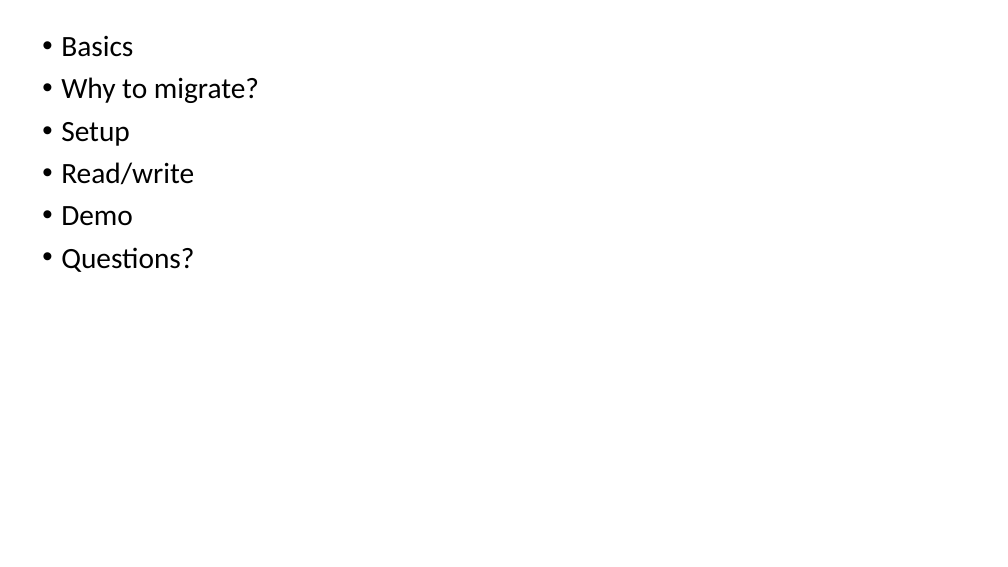
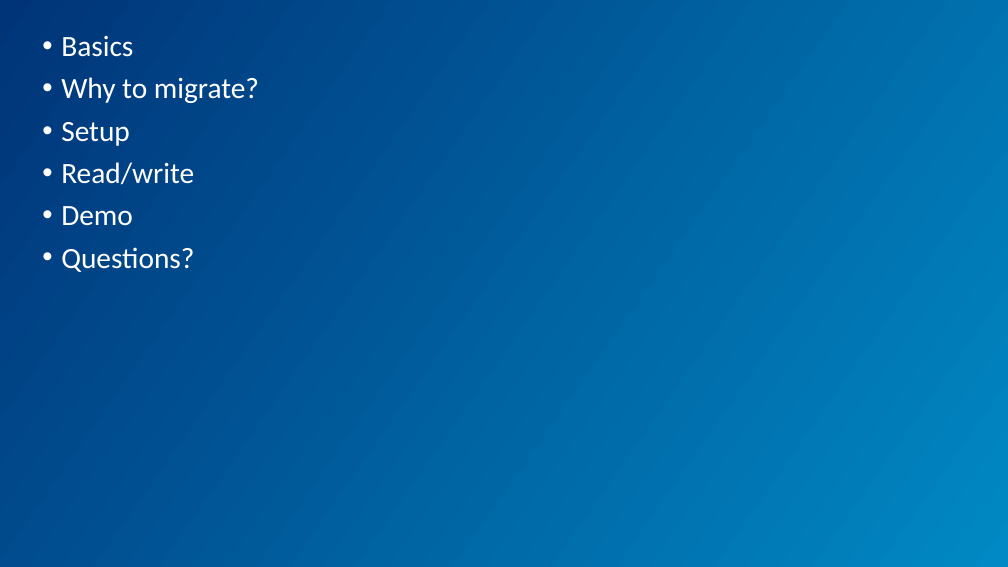
Before and after one commit to pratik-philips/DataStore-Android-Demo, a slide deck: slide 2 of DataStore.pptx. Drawn at 1008x567 pixels with LibreOffice and Linux fonts; fonts in the diff are those of the drawing. Boxes give left, top, right and bottom in pixels: in the first picture for what was removed or moved away, otherwise in the second. Text is boxed around its words. In the diff, an @@ line names an element or a change of style, - is before the commit and + after.

```diff
--- a/DataStore.pptx
+++ b/DataStore.pptx
@@ background #FFFFFF to gradient #003478 to #0089C4 @@
@@ text "Basics" at [61, 36, 259, 272]: text colour #000000 to #FFFFFF @@
```
Also in this commit, not shown: 12 other slides changed, 2 other files.
